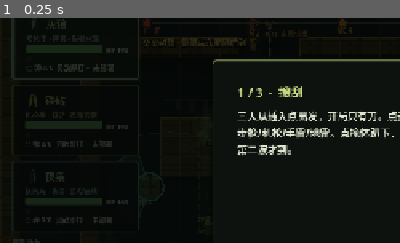
Above: before the commit, frame 1.
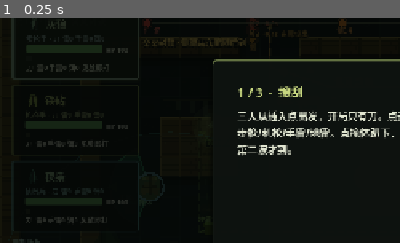
Above: after the commit, the same moment.

Repository: hailinsu-create/new
Game: Godot game, scene res://scenes/main.tscn
Same seed, same stepped clock (60 frames per second), same inputs: the game is played once before the commit and once after it. This scene is started directly instead of the project's main scene.
Inputs:
- Up to frame 1 (0.25 s): no input
The pictures show only the part of the screen within x 0-50%, y 14-64%; the shares and areas given below are measured in that part.

The runs differ from the first frame. In frame 1, 0.6% of the frame differs, in the area x 6-29%, y 8-92%.

Commit message:
feat(hud): operator cards show inventory, not only ammo pips
Kit line is the backpack. Slot text is 机动 when they are on the map but not on a pad.

Co-authored-by: hailinsu-create <hailinsu-create@users.noreply.github.com>

Diff:
--- a/ambush_loop/scripts/ui/op_card.gd
+++ b/ambush_loop/scripts/ui/op_card.gd
@@ -210,9 +210,15 @@
 	var slot_txt := "未部署"
 	if op.visible and op.slot != null:
 		slot_txt = op.slot.label_text
-	_meta.text = "%s 弹 %d/%d  %s  ·  %s" % [ammo_mark, op.ammo, op.max_ammo, op.fire_mode_label(), slot_txt]
-	if not op.visible or op.slot == null:
-		_slot.text = "未部署"
+	if op.has_method("inventory_line"):
+		_meta.text = "%s  %s" % [op.inventory_line(), op.fire_mode_label()]
+	else:
+		_meta.text = "%s 弹 %d/%d  %s  ·  %s" % [ammo_mark, op.ammo, op.max_ammo, op.fire_mode_label(), slot_txt]
+	if not op.visible:
+		_slot.text = "未上场"
+		_slot.add_theme_color_override("font_color", Color(0.72, 0.55, 0.32))
+	elif op.slot == null:
+		_slot.text = "机动"
 		_slot.add_theme_color_override("font_color", Color(0.72, 0.55, 0.32))
 	else:
 		_slot.text = op.slot.label_text
@@ -271,6 +277,8 @@
 
 
 func _kit_short(op: OperatorUnit) -> String:
+	if op.has_method("inventory_line"):
+		return op.inventory_line()
 	match op.role:
 		OperatorUnit.Role.MG:
 			return "铁砧 · 宽锥短距"
